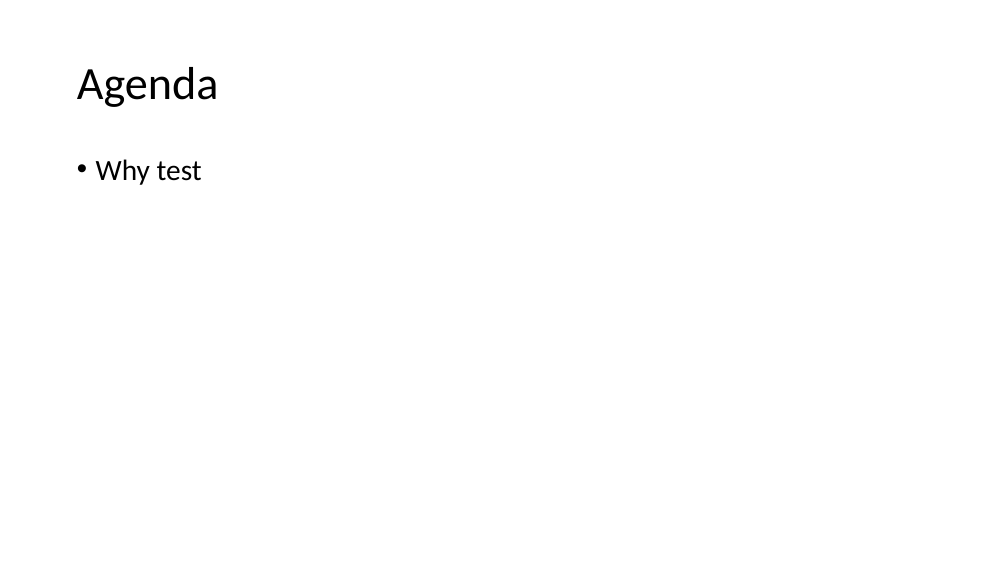
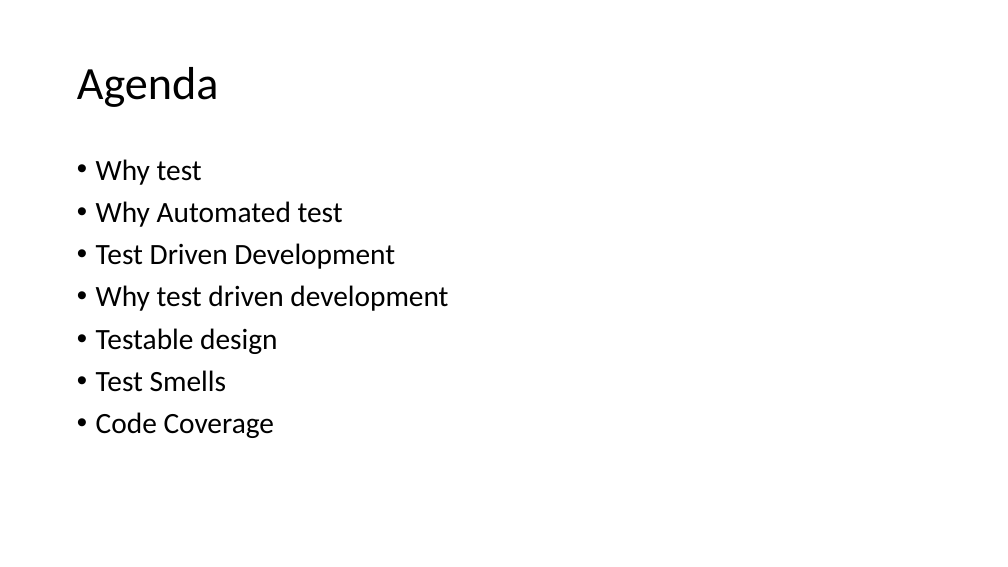
Before and after one commit to SunilPrasad/GithubRepo, a slide deck: slide 2 of TDDExamples/Persentation/TDD.pptx. Drawn at 1008x567 pixels with LibreOffice and Linux fonts; fonts in the diff are those of the drawing. Boxes give left, top, right and bottom in pixels: in the first picture for what was removed or moved away, otherwise in the second. Text is boxed around its words. In the diff, an @@ line names an element or a change of style, - is before the commit and + after.

```diff
--- a/TDDExamples/Persentation/TDD.pptx
+++ b/TDDExamples/Persentation/TDD.pptx
@@ text at <box>96,201,448,438</box>: paragraphs added @@
+• Why Automated test
+• Test Driven Development
+• Why test driven development
+• Testable design
+• Test Smells
+• Code Coverage
```
Also in this commit, not shown: 5 other slides changed, 3 slides added, 3 slides removed.
